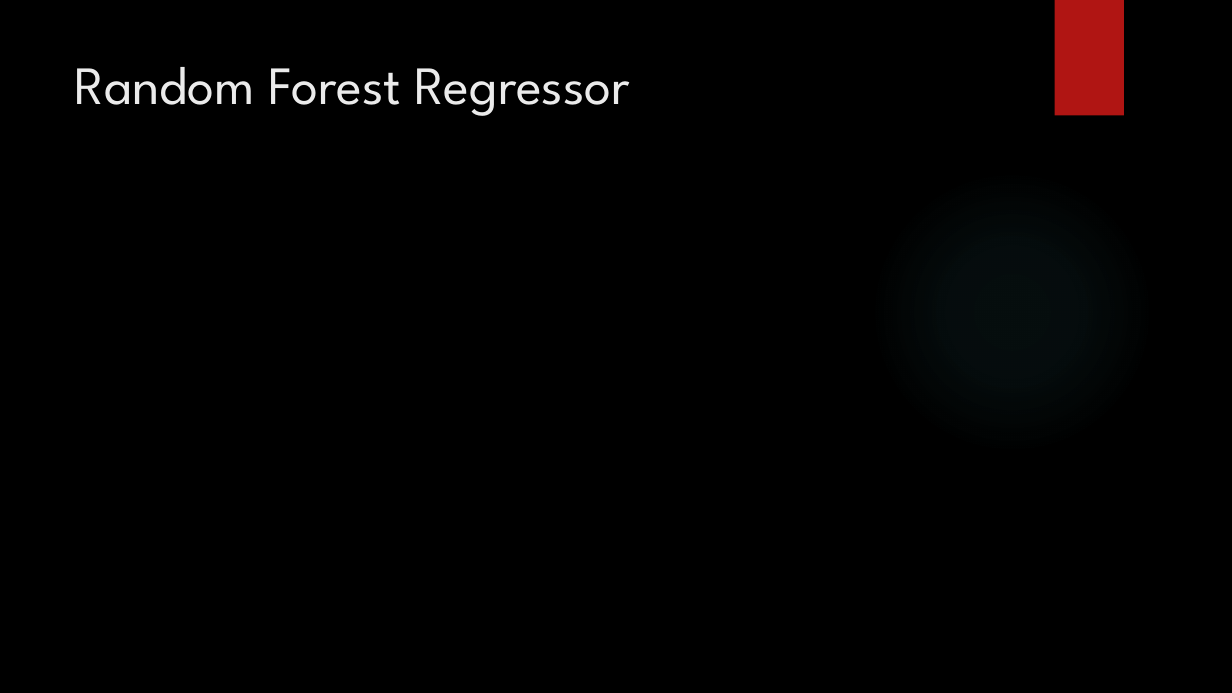
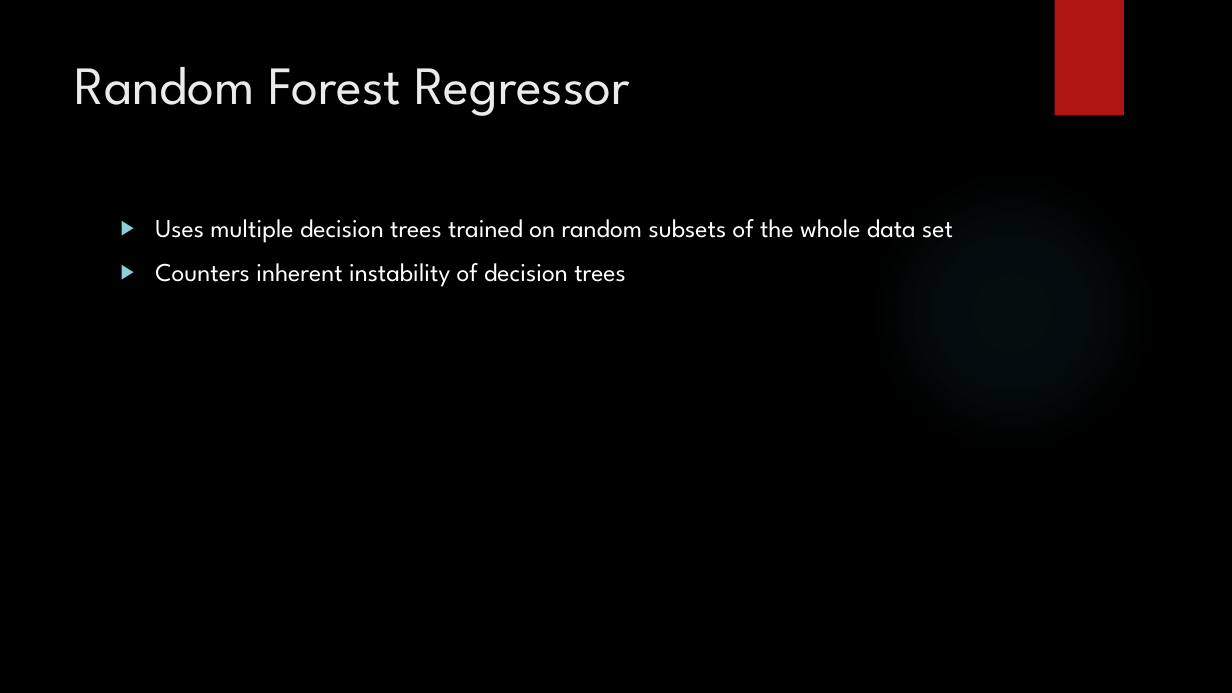
Before and after one commit to amanfc7/Machine-Learaning, a slide deck: slide 5 of ex2/Exercise_2_ppt.pptx. Drawn at 1232x693 pixels with LibreOffice and Linux fonts; fonts in the diff are those of the drawing; background and template pictures are left out. Boxes give left, top, right and bottom in pixels: in the first picture for what was removed or moved away, otherwise in the second. Text is boxed around its words. In the diff, an @@ line names an element or a change of style, - is before the commit and + after.

```diff
--- a/ex2/Exercise_2_ppt.pptx
+++ b/ex2/Exercise_2_ppt.pptx
@@ text added at box(155, 219, 953, 287), 20 pt, text #FFFFFF @@
+▶ Uses multiple decision trees trained on random subsets of the whole data set
+▶ Counters inherent instability of decision trees
```
Also in this commit, not shown: 4 other slides changed, 1 other file.
